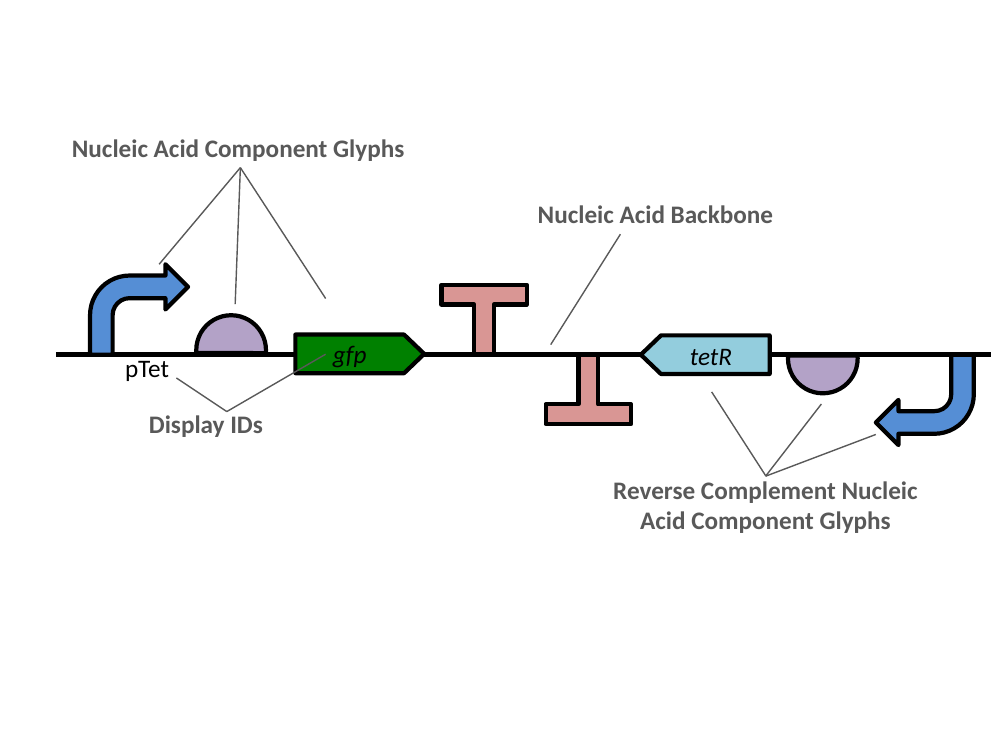
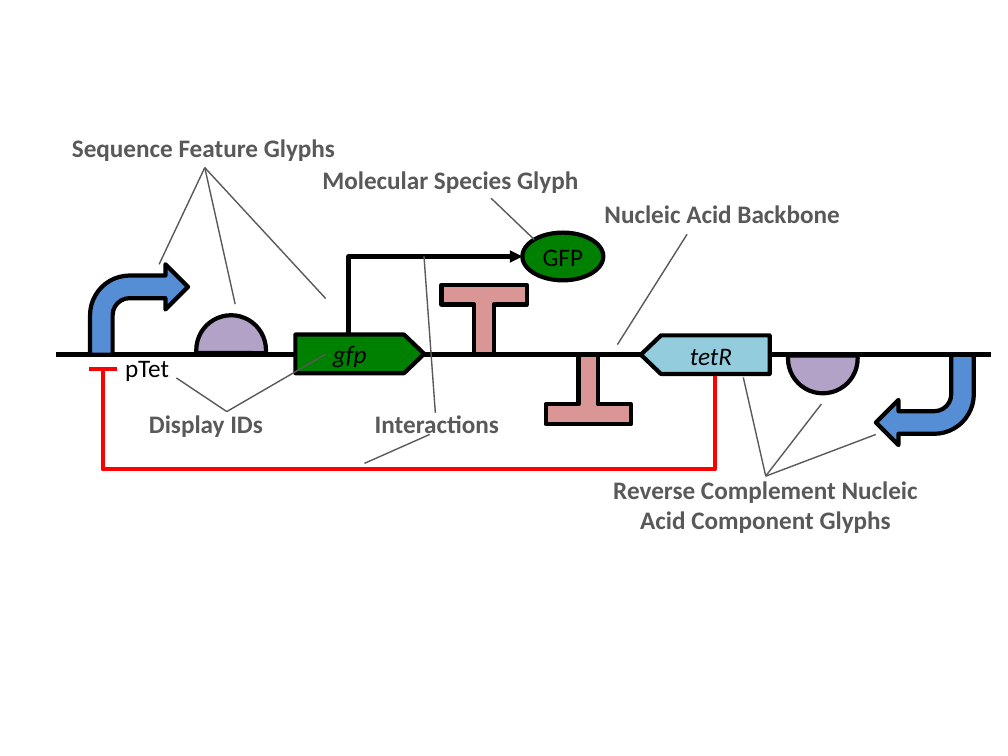
Before and after one commit to SynBioDex/SBOL-visual, a slide deck: slide 1 of specification/imgsrc/sbolv_general.pptx. Drawn at 1008x756 pixels with LibreOffice and Linux fonts; fonts in the diff are those of the drawing. Boxes give left, top, right and bottom in pixels: in the first picture for what was removed or moved away, otherwise in the second. Text is boxed around its words. In the diff, an @@ line names an element or a change of style, - is before the commit and + after.

```diff
--- a/specification/imgsrc/sbolv_general.pptx
+++ b/specification/imgsrc/sbolv_general.pptx
@@ text at (72,139,335,161): text changed @@
-Nucleic Acid Component Glyphs
+Sequence Feature Glyphs
@@ line moved from (240, 167) - (159, 264) to (205, 167) - (159, 264) @@
@@ line moved from (240, 167) - (326, 298) to (205, 167) - (326, 298) @@
@@ line moved from (240, 167) - (235, 304) to (205, 167) - (235, 304) @@
@@ text added at (322,171,578,193), 18 pt, text #595959, bold @@
+Molecular Species Glyph
@@ line added from (491, 199) to (534, 240), #595959 1 pt @@
@@ text "Nucleic Acid Backbone": place and size @@
-text "Nucleic Acid Backbone" at (538,205,773,223)
+text "Nucleic Acid Backbone" at (604,205,839,223)
@@ ellipse added at (522,233,603,280), fill #008000, outline #000000 3 pt, 18 pt, text #000000 @@
+GFP
@@ line moved from (621, 234) - (550, 345) to (687, 234) - (618, 345) @@
@@ elbow arrow added from (349, 333) to (522, 256), #000000 3 pt @@
@@ line added from (435, 412) to (424, 256), #595959 1 pt @@
@@ line added from (89, 369) to (117, 369), #FF0000 3 pt @@
@@ elbow line added from (715, 376) to (104, 369), #FF0000 3 pt @@
@@ line moved from (712, 392) - (766, 476) to (743, 377) - (766, 476) @@
@@ text added at (375,415,499,440), 18 pt, text #595959, bold @@
+Interactions
@@ line added from (365, 464) to (429, 434), #595959 1 pt @@
```
Also in this commit, not shown: 1 other slide changed, 19 other files.
